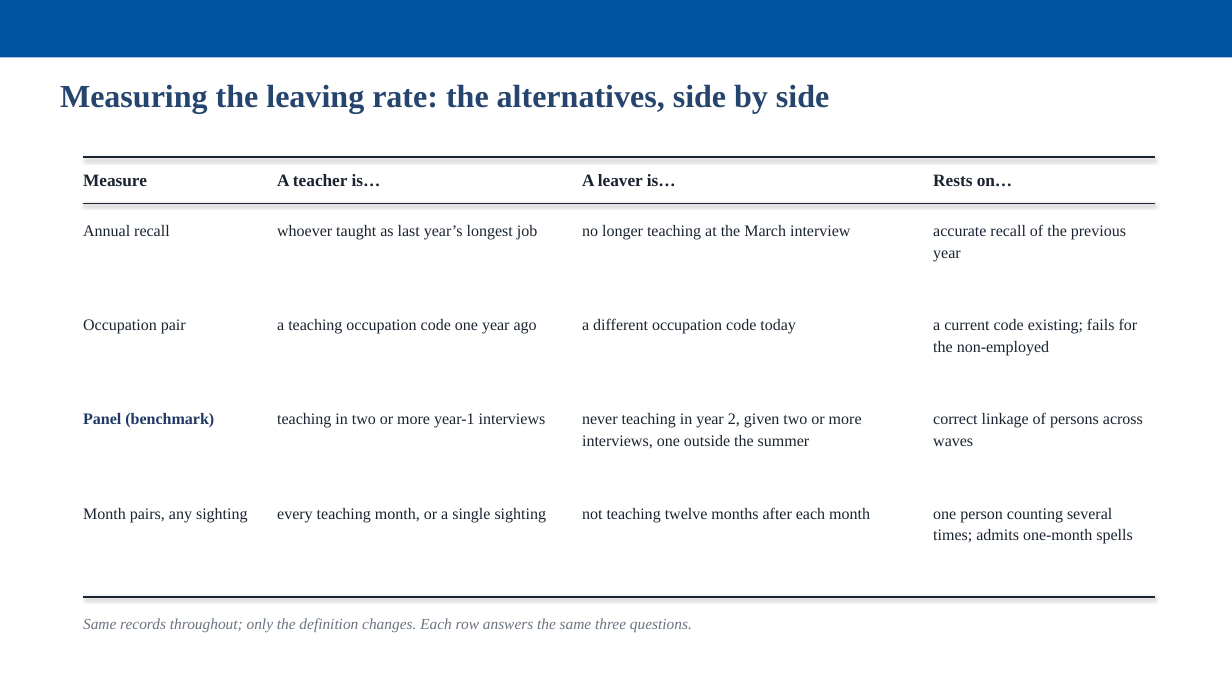
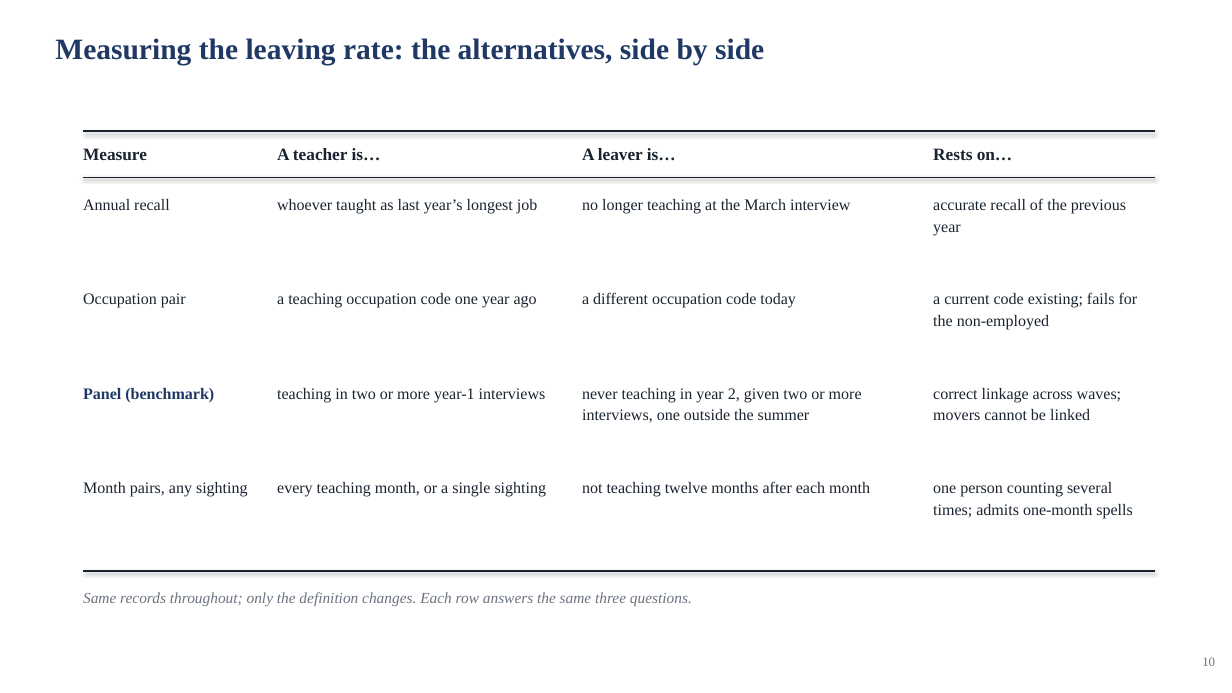
Before and after one commit to jedr1-ship-it/Alternative-Pathways----Quant, a slide deck: slide 10 of report/data_cluster/Proyect_US_cluster.pptx. Drawn at 1232x693 pixels with LibreOffice and Linux fonts; fonts in the diff are those of the drawing. Boxes give left, top, right and bottom in pixels: in the first picture for what was removed or moved away, otherwise in the second. Text is boxed around its words. In the diff, an @@ line names an element or a change of style, - is before the commit and + after.

```diff
--- a/report/data_cluster/Proyect_US_cluster.pptx
+++ b/report/data_cluster/Proyect_US_cluster.pptx
@@ rectangle removed at box(0, 0, 1232, 57) @@
@@ text "Measuring the leaving rate: the ...": place and size @@
-text "Measuring the leaving rate: the ..." at box(60, 84, 829, 114)
+text "Measuring the leaving rate: the ..." at box(55, 38, 764, 65)
@@ text "Measuring the leaving rate: the ..." at box(55, 38, 764, 65): size 25 to 23 pt, text colour #26456E to #1F3864 @@
@@ text at box(933, 388, 1121, 420): text changed @@
-correct linkage of persons across waves
+correct linkage across waves; movers cannot be linked
@@ 20 texts, 3 lines: place and size @@
-20 texts, 3 lines at box(83, 157, 1155, 632)
+20 texts, 3 lines at box(83, 131, 1155, 606)
@@ text added at box(1202, 657, 1215, 666), 10 pt, text #6B7480 @@
+10
```
Also in this commit, not shown: 36 other slides changed, 2 slides added, 1 slide removed, 7 other files.
